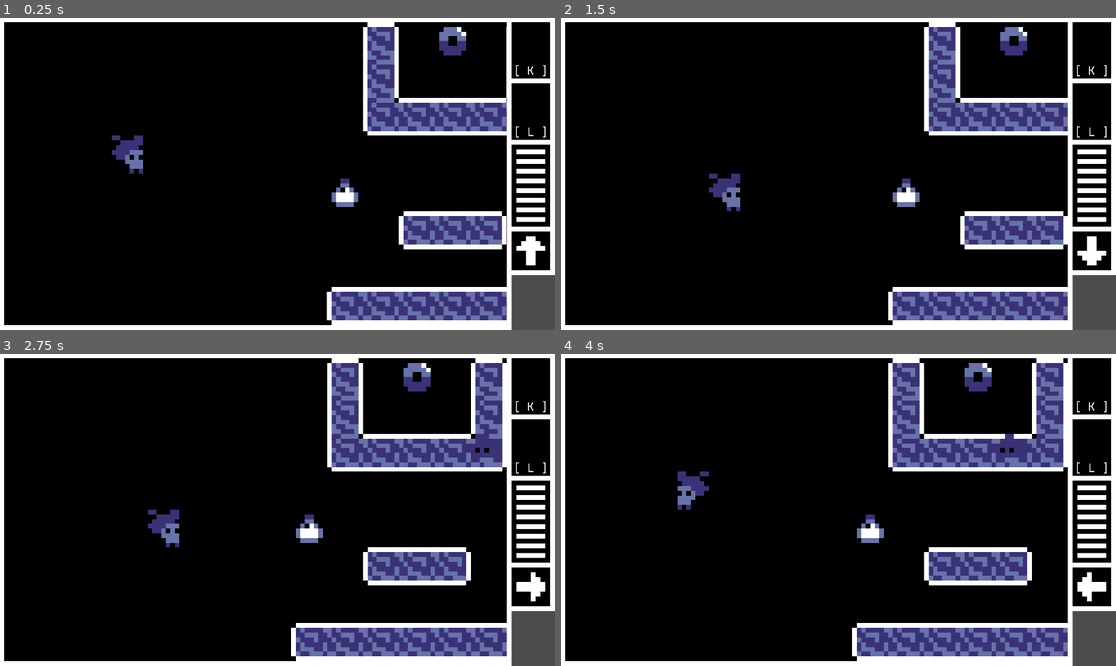
Above: before the commit, frames 1-4 (two rows, left to right).
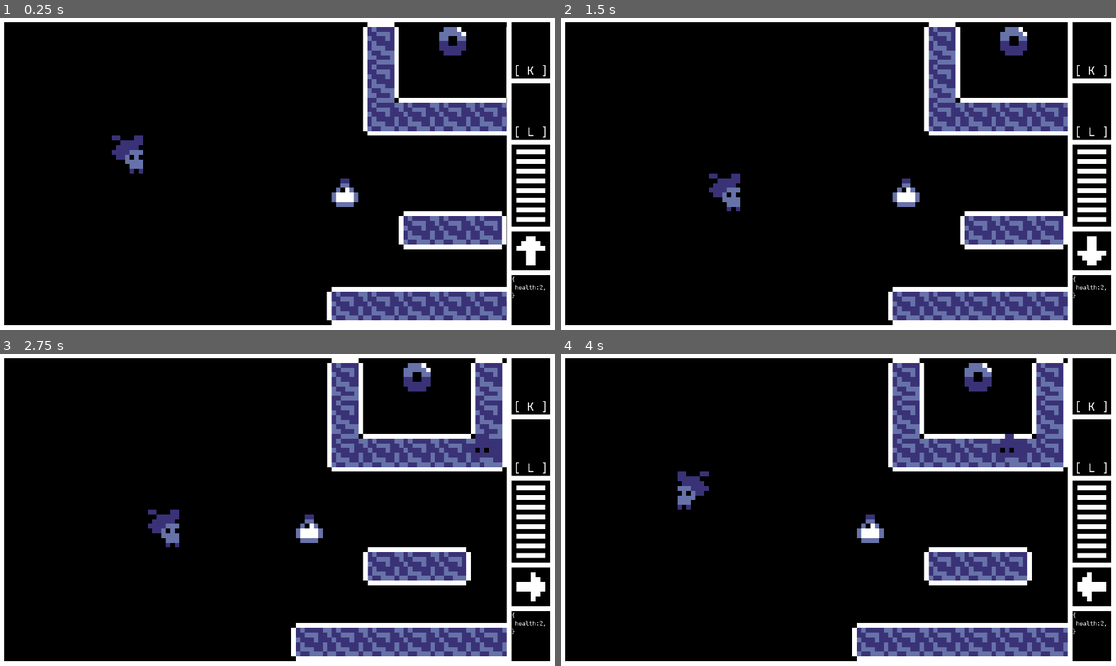
Above: after the commit, the same moments.

Repository: Shuflduf/Daydream-Game
Game: Godot game, scene res://interface.tscn
Two runs of this game, one before a commit and one after it. Both use one fixed random seed, a clock stepped at 60 frames per second and the inputs below.
Inputs (mouse positions are in pixels of both pictures, inside the frame that each line leads up to):
- Up to frame 1 (0.25 s): no input
- Up to frame 2 (1.5 s): tap Enter at 0.5 s; move the mouse to (960, 158) at 0.52 s; hold D (right) 0.53-1.28 s; hold K (item_one) 0.53-1.28 s; tap Space at 1.25 s; move the mouse to (727, 189) at 1.27 s; hold S (down) from 1.28 s (still down); tap L (item_two) at 1.35 s
- Up to frame 3 (2.75 s): tap Enter at 2 s; move the mouse to (333, 441) at 2.02 s; release S (down) at 2.03 s; hold D (right) from 2.03 s (still down); hold K (item_one) from 2.03 s (still down)
- Up to frame 4 (4 s): tap Space at 2.75 s; move the mouse to (810, 572) at 2.77 s; release D (right) at 2.78 s; release K (item_one) at 2.78 s; hold W (up) 2.78-3.53 s; tap L (item_two) at 2.85 s; tap Enter at 3.5 s; move the mouse to (1005, 556) at 3.52 s; hold A (left) from 3.53 s (still down); hold K (item_one) from 3.53 s (still down)

The runs differ from the first frame. In frame 1, 1.4% of the frame differs, in the area x 92-100%, y 82-100%; in frame 2, 1.4%; in frame 3, 1.4%; in frame 4, 1.4%.

Commit message:
cant get fuckign subviewport to work

Diff:
--- a/ghost_enemy.tscn
+++ b/ghost_enemy.tscn
@@ -1,8 +1,9 @@
-[gd_scene load_steps=4 format=3 uid="uid://cu6viuvsf4kmw"]
+[gd_scene load_steps=5 format=3 uid="uid://cu6viuvsf4kmw"]
 
 [ext_resource type="Script" uid="uid://dw4mhebrxnux0" path="res://ghost_enemy.gd" id="1_dpm11"]
 [ext_resource type="Texture2D" uid="uid://dtjpdpas216yq" path="res://sprites.png" id="1_x1jlk"]
 [ext_resource type="Script" uid="uid://bvqp67qek7aff" path="res://health.gd" id="3_beoy7"]
+[ext_resource type="PackedScene" uid="uid://myg80b6k1npu" path="res://tooltip.tscn" id="4_beoy7"]
 
 [node name="GhostEnemy" type="Node2D" groups=["Enemy"]]
 script = ExtResource("1_dpm11")
@@ -23,5 +24,7 @@
 [node name="VisibleOnScreenNotifier2D" type="VisibleOnScreenNotifier2D" parent="."]
 rect = Rect2(1, 1, 5, 5)
 
+[node name="Tooltip" parent="." instance=ExtResource("4_beoy7")]
+
 [connection signal="die" from="Health" to="." method="_on_health_die"]
 [connection signal="screen_entered" from="VisibleOnScreenNotifier2D" to="." method="_on_screen_entered"]
--- a/interface.tscn
+++ b/interface.tscn
@@ -7,6 +7,9 @@
 [ext_resource type="FontFile" uid="uid://buwtlt7xugo8b" path="res://JetBrains.ttf" id="4_0noqu"]
 [ext_resource type="Script" uid="uid://di3g6iy465jjn" path="res://energy_bar.gd" id="6_0noqu"]
 [ext_resource type="Script" uid="uid://bhqhjfhmlmut3" path="res://arrow.gd" id="7_pxv5b"]
+
+[sub_resource type="RectangleShape2D" id="RectangleShape2D_pxv5b"]
+size = Vector2(23.97313, 219.42677)
 
 [sub_resource type="AtlasTexture" id="AtlasTexture_hqtel"]
 atlas = ExtResource("3_pt1ru")
@@ -27,7 +30,6 @@
 anchor_bottom = 1.0
 grow_horizontal = 2
 grow_vertical = 2
-mouse_filter = 2
 script = ExtResource("2_4rbkc")
 
 [node name="VBoxContainer" type="VBoxContainer" parent="."]
@@ -53,15 +55,21 @@
 stretch = true
 
 [node name="SubViewport" type="SubViewport" parent="VBoxContainer/HBoxContainer/PanelContainer/SubViewportContainer"]
-transparent_bg = true
 handle_input_locally = false
 canvas_item_default_texture_filter = 0
+physics_object_picking = true
 size = Vector2i(1042, 628)
 size_2d_override = Vector2i(112, 64)
 size_2d_override_stretch = true
 render_target_update_mode = 4
 
 [node name="World" parent="VBoxContainer/HBoxContainer/PanelContainer/SubViewportContainer/SubViewport" instance=ExtResource("1_rh14k")]
+
+[node name="Area2D" type="Area2D" parent="VBoxContainer/HBoxContainer/PanelContainer/SubViewportContainer/SubViewport"]
+
+[node name="CollisionShape2D" type="CollisionShape2D" parent="VBoxContainer/HBoxContainer/PanelContainer/SubViewportContainer/SubViewport/Area2D"]
+position = Vector2(1.9865646, 99.71339)
+shape = SubResource("RectangleShape2D_pxv5b")
 
 [node name="VBoxContainer" type="VBoxContainer" parent="VBoxContainer/HBoxContainer"]
 layout_mode = 2
@@ -155,9 +163,11 @@
 
 [node name="SubViewport" type="SubViewport" parent="VBoxContainer/HBoxContainer/VBoxContainer/Arrow/SubViewportContainer"]
 transparent_bg = true
+handle_input_locally = false
 canvas_item_default_texture_filter = 0
 gui_disable_input = true
 size = Vector2i(80, 80)
+render_target_update_mode = 4
 
 [node name="Sprite" type="Sprite2D" parent="VBoxContainer/HBoxContainer/VBoxContainer/Arrow/SubViewportContainer/SubViewport"]
 position = Vector2(40, 40)
@@ -165,3 +175,23 @@
 texture = ExtResource("3_pt1ru")
 region_enabled = true
 region_rect = Rect2(8, 24, 8, 8)
+
+[node name="TooltipContainer" type="PanelContainer" parent="VBoxContainer/HBoxContainer/VBoxContainer"]
+custom_minimum_size = Vector2(100, 100)
+layout_mode = 2
+size_flags_horizontal = 3
+size_flags_vertical = 3
+theme_override_styles/panel = ExtResource("1_pt1ru")
+
+[node name="TooltipLabel" type="RichTextLabel" parent="VBoxContainer/HBoxContainer/VBoxContainer/TooltipContainer"]
+unique_name_in_owner = true
+layout_mode = 2
+size_flags_vertical = 3
+theme_override_fonts/normal_font = ExtResource("4_0noqu")
+theme_override_font_sizes/normal_font_size = 12
+bbcode_enabled = true
+text = "{
+ health:2,
+}"
+
+[connection signal="mouse_entered" from="VBoxContainer/HBoxContainer/PanelContainer/SubViewportContainer/SubViewport/Area2D" to="." method="_on_area_2d_mouse_entered"]
--- a/player_ui.gd
+++ b/player_ui.gd
@@ -13,3 +13,17 @@
 	var atlas_pos = Vector2(tile_pos * 8)
 	var target_tex = %TexOne if first else %TexTwo
 	target_tex.texture.region.position = atlas_pos
+
+func set_tooltip(data: Dictionary[String, String]):
+	%TooltipLabel.text = "{\n"
+	for entry in data:
+		%TooltipLabel.text += " "
+		%TooltipLabel.text += entry
+		%TooltipLabel.text += ":"
+		%TooltipLabel.text += data[entry]
+		%TooltipLabel.text += ",\n"
+	%TooltipLabel.text += "}"
+
+
+func _on_area_2d_mouse_entered() -> void:
+	print("A")
--- /dev/null
+++ b/testing.gd
@@ -0,0 +1,5 @@
+extends Control
+
+
+func _on_area_2d_mouse_entered() -> void:
+	print("A")
--- a/testing.tscn
+++ b/testing.tscn
@@ -1,6 +1,10 @@
-[gd_scene load_steps=2 format=3 uid="uid://bdq6tvblf0fml"]
+[gd_scene load_steps=4 format=3 uid="uid://bdq6tvblf0fml"]
 
+[ext_resource type="Script" uid="uid://bcorua1wc0mn7" path="res://testing.gd" id="1_co24e"]
 [ext_resource type="Texture2D" uid="uid://cttqoicjr6a76" path="res://icon.svg" id="1_qrja6"]
+
+[sub_resource type="RectangleShape2D" id="RectangleShape2D_feb8i"]
+size = Vector2(152, 150)
 
 [node name="Control" type="Control"]
 layout_mode = 3
@@ -9,7 +13,7 @@
 anchor_bottom = 1.0
 grow_horizontal = 2
 grow_vertical = 2
-mouse_filter = 2
+script = ExtResource("1_co24e")
 
 [node name="SubViewportContainer" type="SubViewportContainer" parent="."]
 layout_mode = 1
@@ -18,14 +22,21 @@
 anchor_bottom = 1.0
 grow_horizontal = 2
 grow_vertical = 2
-mouse_filter = 2
 
 [node name="SubViewport" type="SubViewport" parent="SubViewportContainer"]
-handle_input_locally = false
-gui_disable_input = true
+physics_object_picking = true
+render_target_update_mode = 4
 
 [node name="Node2D" type="Node2D" parent="SubViewportContainer/SubViewport"]
 
 [node name="Icon" type="Sprite2D" parent="SubViewportContainer/SubViewport/Node2D"]
 position = Vector2(278, 264)
 texture = ExtResource("1_qrja6")
+
+[node name="Area2D" type="Area2D" parent="SubViewportContainer/SubViewport/Node2D"]
+
+[node name="CollisionShape2D" type="CollisionShape2D" parent="SubViewportContainer/SubViewport/Node2D/Area2D"]
+position = Vector2(278, 267)
+shape = SubResource("RectangleShape2D_feb8i")
+
+[connection signal="mouse_entered" from="SubViewportContainer/SubViewport/Node2D/Area2D" to="." method="_on_area_2d_mouse_entered"]
--- /dev/null
+++ b/tooltip.gd
@@ -0,0 +1,6 @@
+extends Area2D
+
+@onready var ui: Control = get_tree().get_first_node_in_group(&"UI")
+
+func _on_mouse_entered() -> void:
+	ui.set_tooltip({"balls": "2"})
--- /dev/null
+++ b/tooltip.tscn
@@ -0,0 +1,16 @@
+[gd_scene load_steps=3 format=3 uid="uid://myg80b6k1npu"]
+
+[ext_resource type="Script" uid="uid://yqm5t1b2ybqi" path="res://tooltip.gd" id="1_gwequ"]
+
+[sub_resource type="RectangleShape2D" id="RectangleShape2D_dpm11"]
+size = Vector2(7, 7)
+
+[node name="Tooltip" type="Area2D"]
+collision_mask = 0
+script = ExtResource("1_gwequ")
+
+[node name="CollisionShape2D" type="CollisionShape2D" parent="."]
+position = Vector2(3.5, 3.5)
+shape = SubResource("RectangleShape2D_dpm11")
+
+[connection signal="mouse_entered" from="." to="." method="_on_mouse_entered"]
Not shown: 1 places in interface.tscn that only renumber resources
Not shown, added: testing.gd.uid
Not shown, added: tooltip.gd.uid
